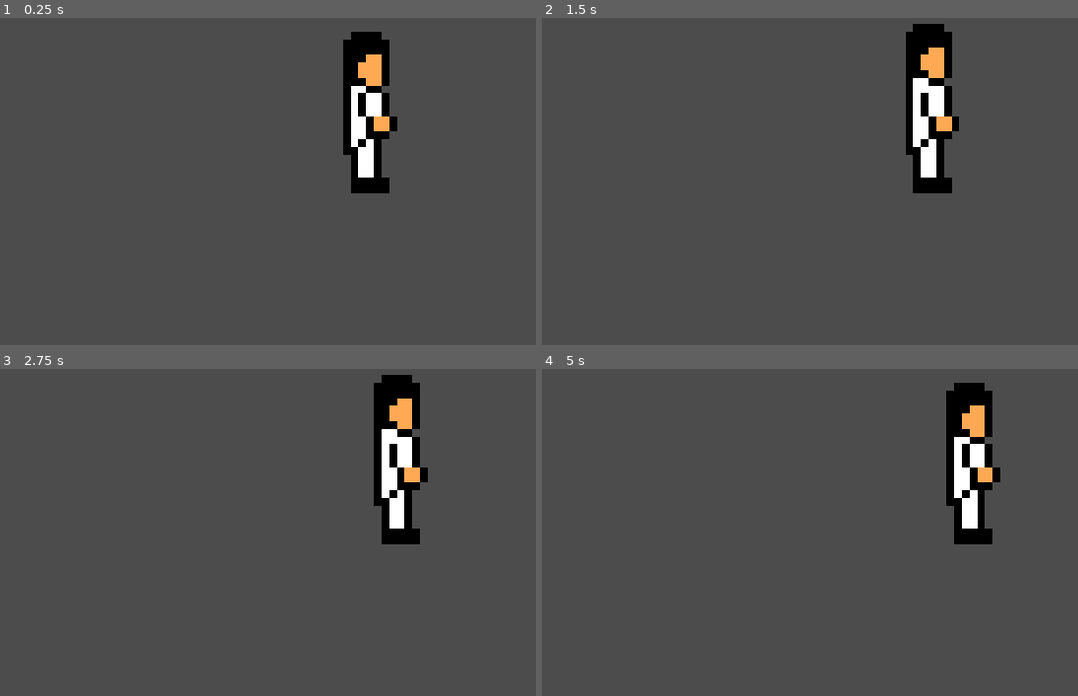
Above: before the commit, frames 1-4 (two rows, left to right).
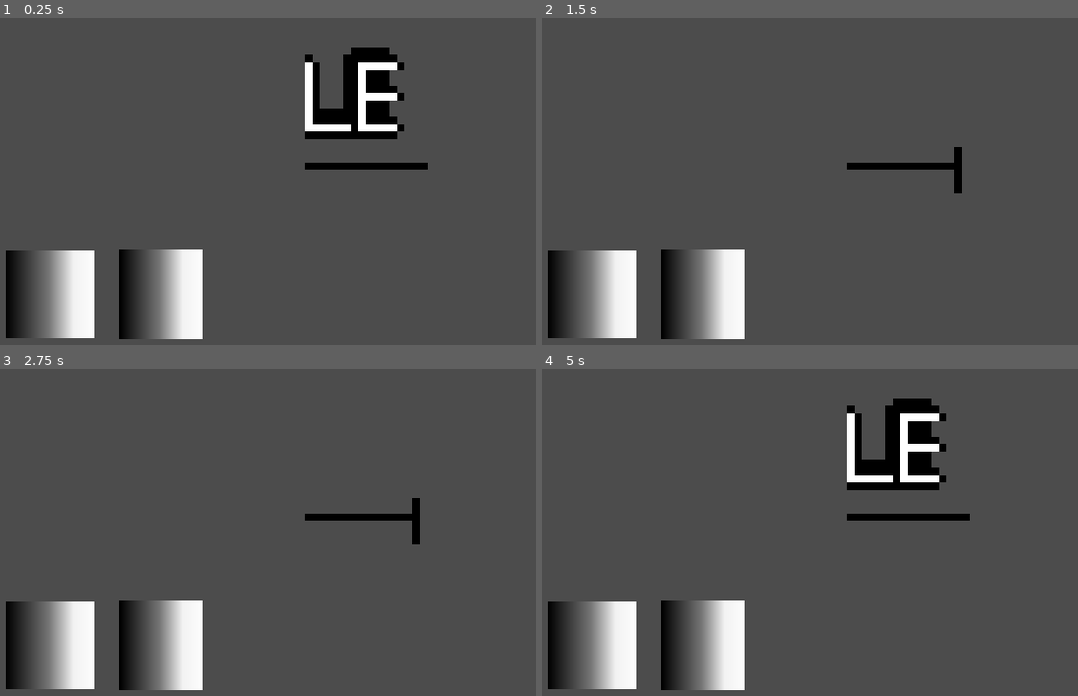
Above: after the commit, the same moments.

Repository: Jan130/The-Fighting-Project
Game: Godot game, scene res://Main.tscn
Two runs of this game, one before a commit and one after it. Both use one fixed random seed, a clock stepped at 60 frames per second and the inputs below.
Inputs (mouse positions are in pixels of both pictures, inside the frame that each line leads up to):
- Up to frame 1 (0.25 s): no input
- Up to frame 2 (1.5 s): move the mouse to (outside the picture) at 0.52 s; click (outside the picture) at 0.67 s; move the mouse to (761, 152) at 1.27 s; click (761, 152) at 1.42 s
- Up to frame 3 (2.75 s): move the mouse to (455, 378) at 2.02 s; click (455, 378) at 2.17 s
- Up to frame 4 (5 s): move the mouse to (879, 571) at 2.77 s; click (879, 571) at 2.92 s; move the mouse to (outside the picture) at 3.52 s; click (outside the picture) at 3.67 s; move the mouse to (681, 411) at 4.27 s; click (681, 411) at 4.42 s

The runs differ from the first frame. In frame 1, 11% of the frame differs, in the area x 1-80%, y 4-99%; in frame 2, 12%; in frame 3, 11%; in frame 4, 15%, in the area x 1-86%, y 4-99%.

Commit message:
Added basic left/right movement

Diff:
--- a/Game.gd
+++ b/Game.gd
@@ -18,6 +18,8 @@
 # Called every frame. 'delta' is the elapsed time since the previous frame.
 func _process(delta):
 	var player_velocity = Vector2.ZERO
-	if screen_touched:
+	if Input.is_action_pressed("UiRight"):
 		player_velocity.x += 1
+	if Input.is_action_pressed("UiLeft"):
+		player_velocity.x -= 1
 	player.move(player_velocity, delta)
--- a/Main.tscn
+++ b/Main.tscn
@@ -1,10 +1,29 @@
-[gd_scene load_steps=3 format=2]
+[gd_scene load_steps=5 format=2]
 
 [ext_resource path="res://Player.tscn" type="PackedScene" id=1]
 [ext_resource path="res://Game.gd" type="Script" id=2]
+
+[sub_resource type="Gradient" id=1]
+offsets = PoolRealArray( 0, 0.125683, 0.31694, 0.486339, 0.759563, 1 )
+colors = PoolColorArray( 0, 0, 0, 1, 0.121447, 0.121447, 0.121447, 1, 0.306257, 0.306257, 0.306257, 1, 0.469945, 0.469945, 0.469945, 1, 0.954889, 0.954889, 0.954889, 1, 1, 1, 1, 1 )
+
+[sub_resource type="GradientTexture" id=2]
+gradient = SubResource( 1 )
 
 [node name="Game" type="Node2D"]
 script = ExtResource( 2 )
 
 [node name="Player" parent="." instance=ExtResource( 1 )]
 position = Vector2( 497, 273 )
+
+[node name="ButtonRight" type="TouchScreenButton" parent="."]
+position = Vector2( 176, 456 )
+scale = Vector2( 0.0527344, 117 )
+normal = SubResource( 2 )
+action = "UiRight"
+
+[node name="ButtonLeft" type="TouchScreenButton" parent="."]
+position = Vector2( 28, 458 )
+scale = Vector2( 0.0566406, 114 )
+normal = SubResource( 2 )
+action = "UiLeft"
--- a/Player.gd
+++ b/Player.gd
@@ -1,6 +1,6 @@
 extends Area2D
 
-export var speed = 400
+export var speed = 200
 
 var screen_size
 var previous_velocity
--- a/Player.tscn
+++ b/Player.tscn
@@ -34,15 +34,27 @@
 "times": PoolRealArray( 0, 0.1, 0.2, 0.3 ),
 "transitions": PoolRealArray( 1, 1, 1, 1 ),
 "update": 1,
-"values": [ 8, 9, 10, 11 ]
+"values": [ 4, 5, 6, 7 ]
 }
 tracks/1/type = "value"
-tracks/1/path = NodePath("CollisionIdleLeft:disabled")
+tracks/1/path = NodePath("CollisionIdle:scale")
 tracks/1/interp = 1
 tracks/1/loop_wrap = true
 tracks/1/imported = false
 tracks/1/enabled = true
 tracks/1/keys = {
+"times": PoolRealArray( 0 ),
+"transitions": PoolRealArray( 1 ),
+"update": 0,
+"values": [ Vector2( -1, 1 ) ]
+}
+tracks/2/type = "value"
+tracks/2/path = NodePath("CollisionIdle:disabled")
+tracks/2/interp = 1
+tracks/2/loop_wrap = true
+tracks/2/imported = false
+tracks/2/enabled = true
+tracks/2/keys = {
 "times": PoolRealArray( 0 ),
 "transitions": PoolRealArray( 1 ),
 "update": 1,
@@ -63,10 +75,10 @@
 "times": PoolRealArray( 0, 0.1, 0.2, 0.3 ),
 "transitions": PoolRealArray( 1, 1, 1, 1 ),
 "update": 1,
-"values": [ 16, 17, 18, 19 ]
+"values": [ 0, 1, 2, 3 ]
 }
 tracks/1/type = "value"
-tracks/1/path = NodePath("CollisionIdleRight:disabled")
+tracks/1/path = NodePath("CollisionIdle:disabled")
 tracks/1/interp = 1
 tracks/1/loop_wrap = true
 tracks/1/imported = false
@@ -76,6 +88,18 @@
 "transitions": PoolRealArray( 1 ),
 "update": 1,
 "values": [ false ]
+}
+tracks/2/type = "value"
+tracks/2/path = NodePath("CollisionIdle:scale")
+tracks/2/interp = 1
+tracks/2/loop_wrap = true
+tracks/2/imported = false
+tracks/2/enabled = true
+tracks/2/keys = {
+"times": PoolRealArray( 0 ),
+"transitions": PoolRealArray( 1 ),
+"update": 0,
+"values": [ Vector2( 1, 1 ) ]
 }
 
 [node name="Player" type="Area2D"]
@@ -93,7 +117,6 @@
 frame = 11
 
 [node name="CollisionIdleRight" type="CollisionPolygon2D" parent="."]
-scale = Vector2( 1, 1 )
 polygon = PoolVector2Array( -20, -100, 20, -100, 20, -90, 30, -90, 30, -30, 20, -30, 20, -20, 30, -20, 30, 10, 40, 10, 40, 30, 30, 30, 30, 40, 20, 40, 20, 90, 30, 90, 30, 110, -20, 110, -20, 60, -30, 60, -30, -90 )
 
 [node name="CollisionIdleLeft" type="CollisionPolygon2D" parent="."]
--- a/project.godot
+++ b/project.godot
@@ -31,6 +31,14 @@
 "events": [ Object(InputEventKey,"resource_local_to_scene":false,"resource_name":"","device":0,"alt":false,"shift":false,"control":false,"meta":false,"command":false,"pressed":false,"scancode":16777231,"physical_scancode":0,"unicode":0,"echo":false,"script":null)
  ]
 }
+UiRight={
+"deadzone": 0.5,
+"events": [  ]
+}
+UiLeft={
+"deadzone": 0.5,
+"events": [  ]
+}
 
 [input_devices]
 
